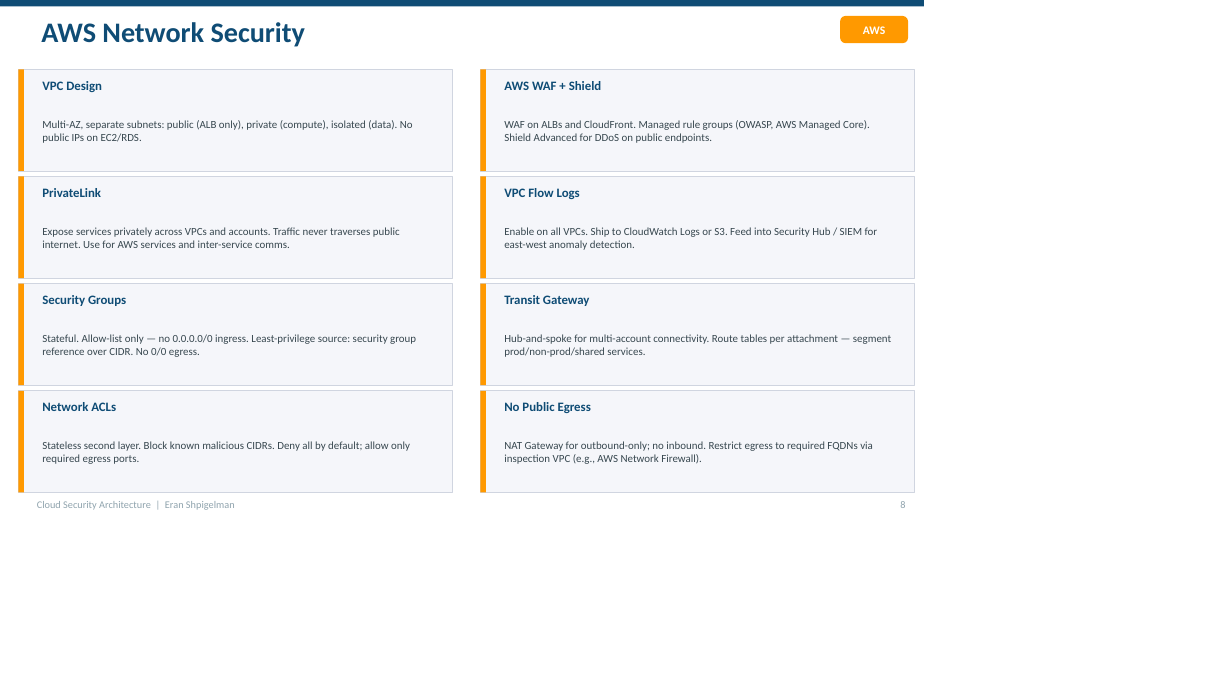
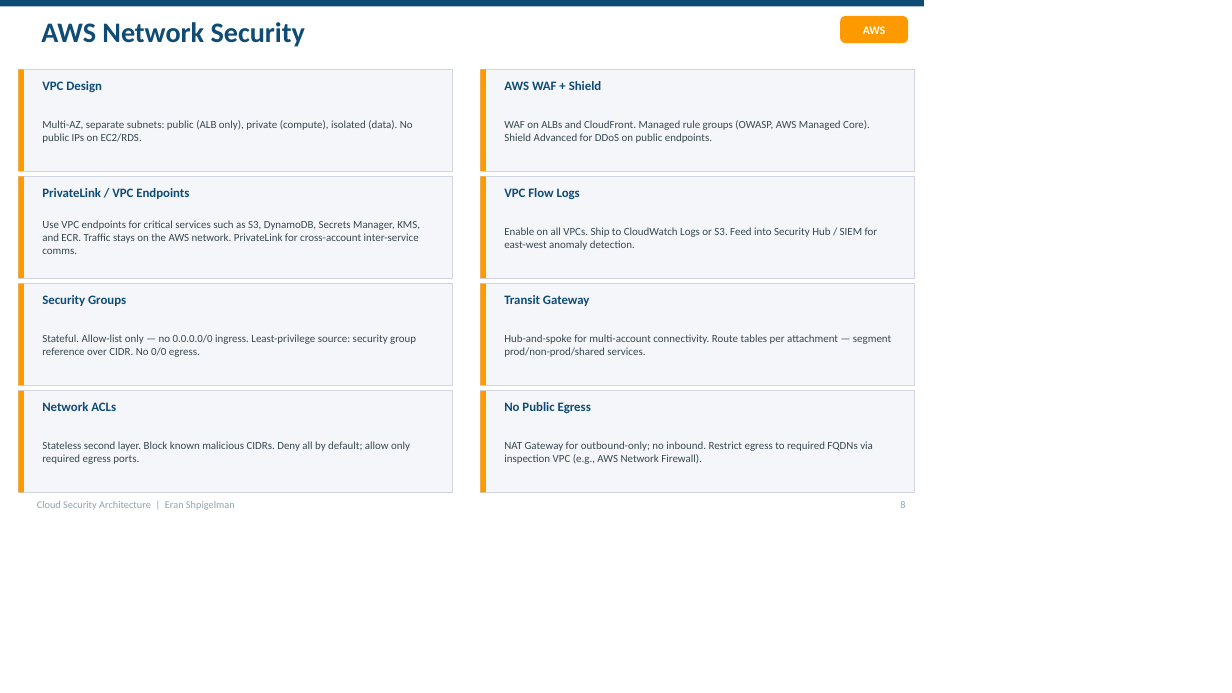
Before and after one commit to eransh10/Security-Architecture-Guidelines-Best-Practices, a slide deck: slide 9 of Cloud/cloud_security_architecture_deck.pptx (slide 8 before the commit). Drawn at 1232x693 pixels with LibreOffice and Linux fonts; fonts in the diff are those of the drawing. Boxes give left, top, right and bottom in pixels: in the first picture for what was removed or moved away, otherwise in the second. Text is boxed around its words. In the diff, an @@ line names an element or a change of style, - is before the commit and + after.

Commit message:
Expand slide deck: 9 new domain slides + 3 fixes + agenda update
New slides added (45 total, up from 33):
- Core Security Principles: 5 principles aligned with architecture doc
- Machine Identity Governance: inventory, lifecycle, threat detection
- Service-to-Service Zero Trust: mTLS diagram, SPIFFE/Istio/Envoy
- Dynamic Secrets Architecture: App→Vault→Backend flow diagram
- DSPM: Discover/Classify/Monitor flow with Macie/Purview/DLP
- Runtime Threat Detection: log-based vs kernel/eBPF comparison
- Software Supply Chain Security: CI/CD trust chain + SLSA levels
- AI Security and LLM Governance: OWASP LLM, NIST AI RMF, ATLAS
- Cloud Attack Path Analysis: Wiz/BloodHound/Defender graph analysis
- Operational Security Metrics: IAM, detection, data, supply chain

Fixes to existing slides:
- AWS IAM: No long-lived credentials (was 'No hardcoded credentials')
- AWS Network: VPC endpoints scoped to critical services
- MITRE ATT&CK naming: 'for Cloud' throughout
- Closing slide: Added NIST AI RMF and SLSA to frameworks list

New Section 05: Advanced Security Domains
New Section 10: AI Security, Attack Paths, Metrics
Sections 06-09 renumbered accordingly
Agenda updated to 10 sections (5x2 layout)

```diff
--- a/Cloud/cloud_security_architecture_deck.pptx
+++ b/Cloud/cloud_security_architecture_deck.pptx
@@ text at <box>42,188,189,199</box>: text changed @@
-PrivateLink
+PrivateLink / VPC Endpoints
@@ text at <box>42,220,420,254</box>: text changed @@
-Expose services privately across VPCs and accounts. Traffic never traverses public internet. Use for AWS services and inter-service comms.
+Use VPC endpoints for critical services such as S3, DynamoDB, Secrets Manager, KMS, and ECR. Traffic stays on the AWS network. PrivateLink for cross-account inter-service comms.
```
Also in this commit, not shown: 12 other slides changed, 12 slides added.
